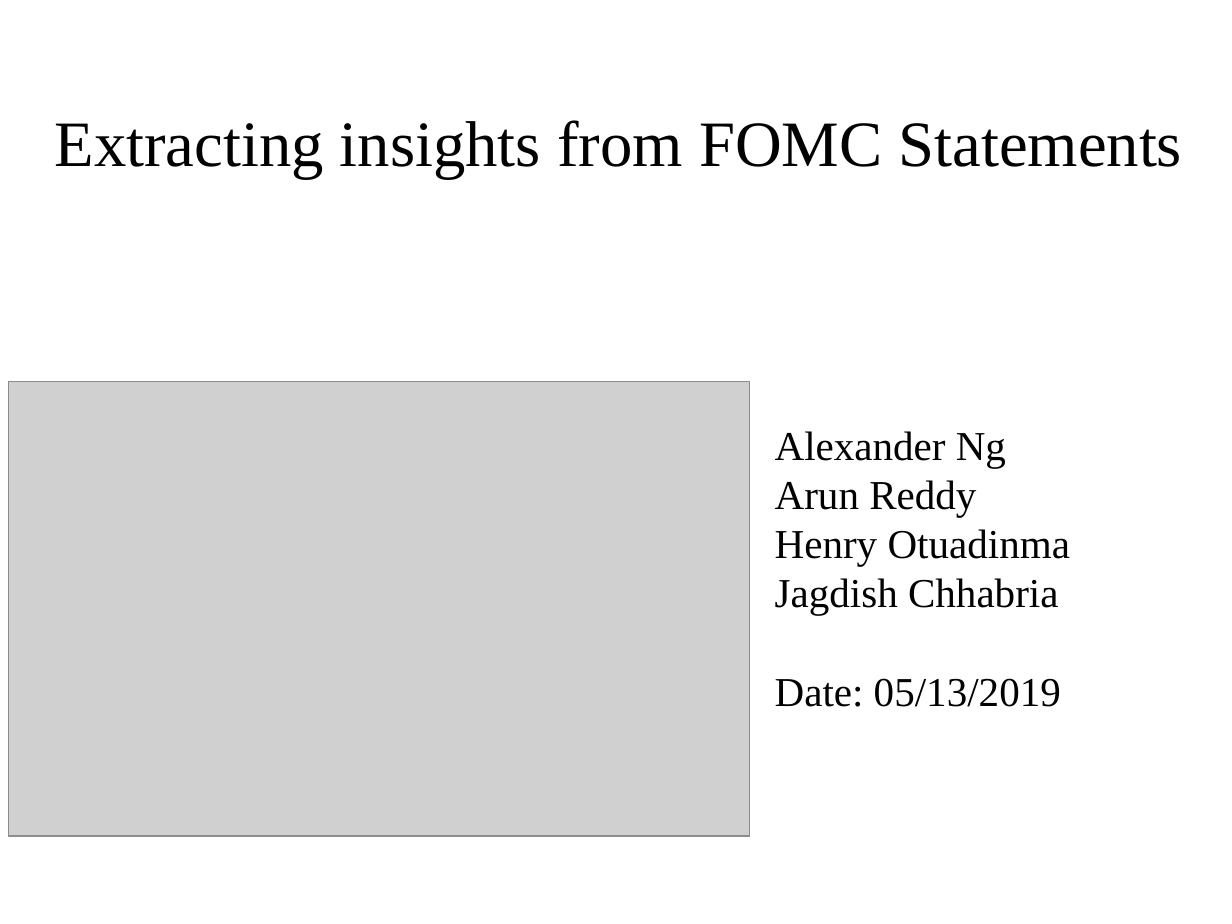
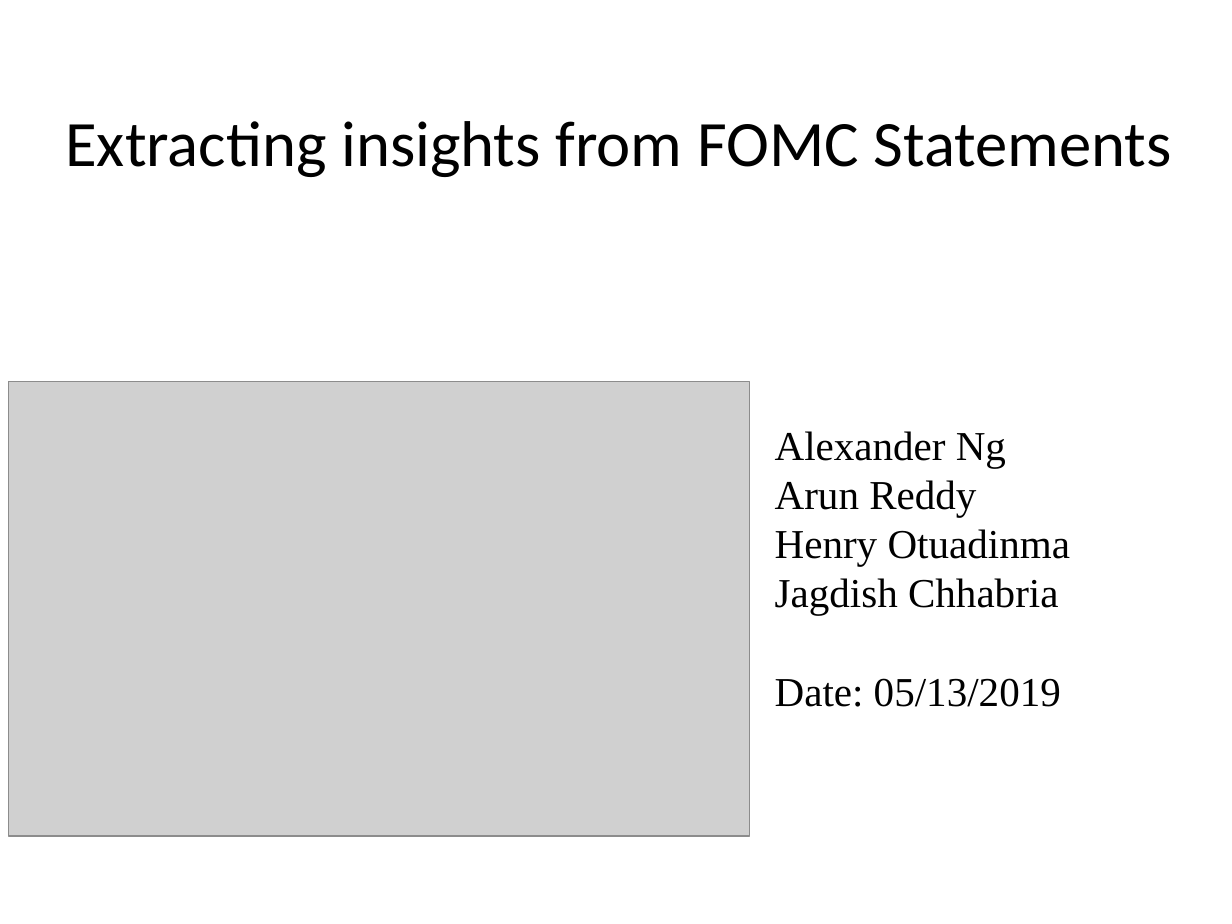
Before and after one commit to completegraph/DATA607FINAL, a slide deck: slide 1 of Presentation/FOMC_Extracting_Insights_Final.pptx. Drawn at 1232x924 pixels with LibreOffice and Linux fonts; fonts in the diff are those of the drawing; grey boxes stand for pictures. Boxes give left, top, right and bottom in pixels: in the first picture for what was removed or moved away, otherwise in the second. Text is boxed around its words. In the diff, an @@ line names an element or a change of style, - is before the commit and + after.

```diff
--- a/Presentation/FOMC_Extracting_Insights_Final.pptx
+++ b/Presentation/FOMC_Extracting_Insights_Final.pptx
@@ text "Extracting insights from FOMC Statements" at (x1=65, y1=121, x2=1171, y2=177): font Times New Roman to Calibri @@
```
Also in this commit, not shown: 7 other slides changed, 1 other file.
